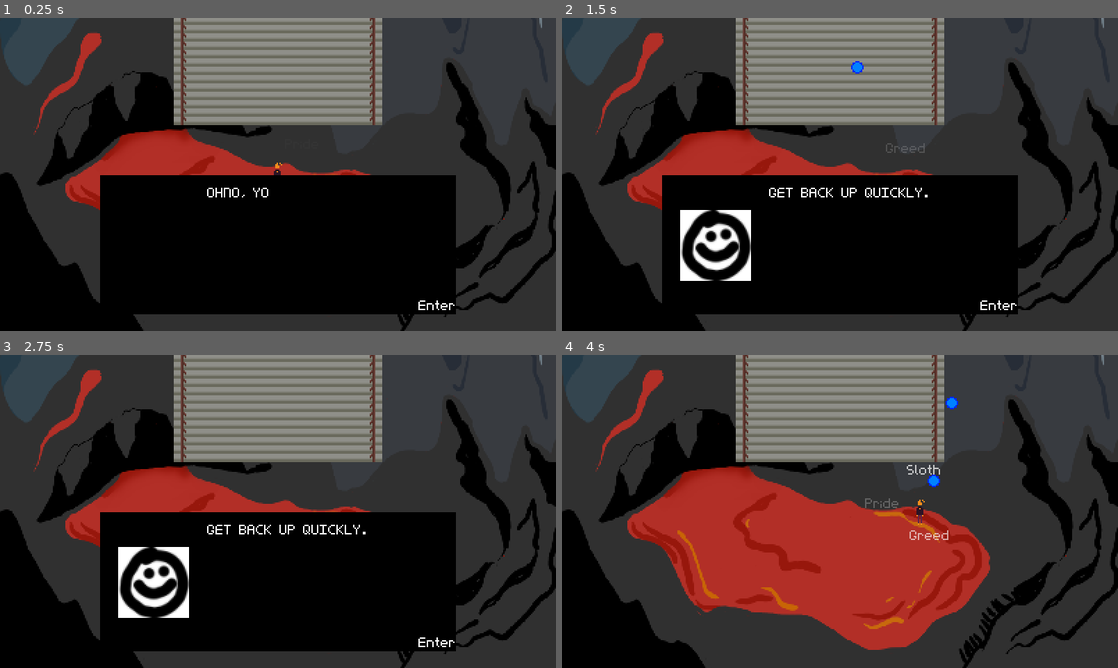
Above: before the commit, frames 1-4 (two rows, left to right).
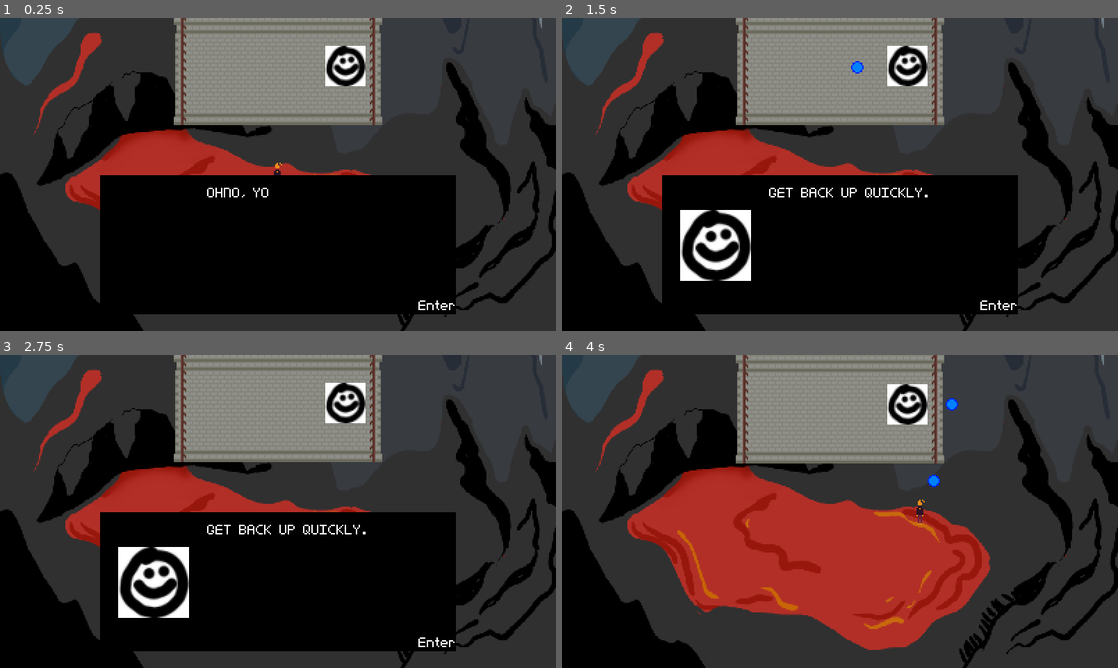
Above: after the commit, the same moments.

Repository: RegularSalamander/burnt-out-seven-sins
Game: Godot game, scene res://Scenes/Game.tscn
Two runs of this game, one before a commit and one after it. Both use one fixed random seed, a clock stepped at 60 frames per second and the inputs below. Before the commit the project starts from res://Scenes/TestScene.tscn.
Inputs:
- Up to frame 1 (0.25 s): no input
- Up to frame 2 (1.5 s): tap Enter (ui_accept) at 0.5 s; hold Right (right) 0.53-1.28 s; tap Space (jump) at 0.77 s; hold Down (ui_down) from 1.28 s (still down)
- Up to frame 3 (2.75 s): tap Space (jump) at 1.52 s; release Down (ui_down) at 2.03 s; hold Right (right) from 2.03 s (still down)
- Up to frame 4 (4 s): tap Enter (ui_accept) at 2.75 s; release Right (right) at 2.78 s; hold Up (ui_up) 2.78-3.53 s; tap Space (jump) at 3.02, 3.77 s; hold Left (left) from 3.53 s (still down)

The runs differ from the first frame. In frame 1, 3.5% of the frame differs, in the area x 31-69%, y 2-32%; in frame 2, 3.6%; in frame 3, 3.5%; in frame 4, 5.2%, in the area x 31-72%, y 0-60%.

Commit message:
new stairs/platform and proper level progression

Diff:
--- /dev/null
+++ b/DialogTrigger.gd
@@ -0,0 +1,16 @@
+extends Area2D
+
+var level = 0
+
+func _ready():
+	pass # Replace with function body.
+
+
+func _on_DialogTrigger_area_entered(area):
+	# world_gen level
+	get_parent().get_parent().player_level += 1
+	#TODO trigger dialog
+
+	#delete self after
+	queue_free()
+	pass # Replace with function body.
--- a/Scenes/TestScene.tscn
+++ b/Scenes/Game.tscn
@@ -1,20 +1,20 @@
 [gd_scene load_steps=9 format=2]
 
-[ext_resource path="res://Scenes/Player.tscn" type="PackedScene" id=1]
+[ext_resource path="res://Scenes/Dialog.tscn" type="PackedScene" id=1]
 [ext_resource path="res://Scenes/WorldGen.tscn" type="PackedScene" id=2]
-[ext_resource path="res://Scripts/Game.gd" type="Script" id=3]
+[ext_resource path="res://Scenes/Player.tscn" type="PackedScene" id=3]
 [ext_resource path="res://Scripts/Camera.gd" type="Script" id=4]
-[ext_resource path="res://Scenes/Dialog.tscn" type="PackedScene" id=5]
-[ext_resource path="res://Art/background.png" type="Texture" id=6]
-[ext_resource path="res://Art/placeholder_ui.png" type="Texture" id=7]
-[ext_resource path="res://Music/demomix.wav" type="AudioStream" id=8]
+[ext_resource path="res://Scripts/Game.gd" type="Script" id=5]
+[ext_resource path="res://Music/demomix.wav" type="AudioStream" id=6]
+[ext_resource path="res://Art/background.png" type="Texture" id=7]
+[ext_resource path="res://Art/placeholder_ui.png" type="Texture" id=8]
 
 [node name="Node2D" type="Node2D"]
-script = ExtResource( 3 )
+script = ExtResource( 5 )
 
 [node name="WorldGen" parent="." instance=ExtResource( 2 )]
 
-[node name="Player" parent="." instance=ExtResource( 1 )]
+[node name="Player" parent="." instance=ExtResource( 3 )]
 
 [node name="Camera2D" type="Camera2D" parent="."]
 current = true
--- /dev/null
+++ b/Scenes/Platform.tscn
@@ -0,0 +1,53 @@
+[gd_scene load_steps=7 format=2]
+
+[ext_resource path="res://Art/smiley.tres" type="Texture" id=1]
+[ext_resource path="res://Art/platform.png" type="Texture" id=2]
+[ext_resource path="res://DialogTrigger.gd" type="Script" id=3]
+
+[sub_resource type="RectangleShape2D" id=1]
+extents = Vector2( 14.9667, 15.2829 )
+
+[sub_resource type="RectangleShape2D" id=2]
+extents = Vector2( 68.3439, 10 )
+
+[sub_resource type="RectangleShape2D" id=3]
+extents = Vector2( 69.093, 2.35999 )
+
+[node name="Platform" type="Sprite"]
+texture = ExtResource( 2 )
+
+[node name="Devil Lady" type="StaticBody2D" parent="."]
+position = Vector2( 48.3204, -5.80594 )
+collision_layer = 16
+collision_mask = 0
+__meta__ = {
+"_edit_group_": true
+}
+
+[node name="Sprite" type="Sprite" parent="Devil Lady"]
+scale = Vector2( 0.114759, 0.114759 )
+texture = ExtResource( 1 )
+
+[node name="CollisionShape2D" type="CollisionShape2D" parent="Devil Lady"]
+shape = SubResource( 1 )
+
+[node name="DialogTrigger" type="Area2D" parent="."]
+collision_layer = 0
+script = ExtResource( 3 )
+
+[node name="CollisionShape2D" type="CollisionShape2D" parent="DialogTrigger"]
+shape = SubResource( 2 )
+
+[node name="EnemyBarriers" type="StaticBody2D" parent="."]
+collision_layer = 2
+collision_mask = 0
+
+[node name="CollisionShape2D" type="CollisionShape2D" parent="EnemyBarriers"]
+position = Vector2( -0.749146, 33.7119 )
+shape = SubResource( 3 )
+
+[node name="CollisionShape2D2" type="CollisionShape2D" parent="EnemyBarriers"]
+position = Vector2( 1.6856, -33.7119 )
+shape = SubResource( 3 )
+
+[connection signal="area_entered" from="DialogTrigger" to="DialogTrigger" method="_on_DialogTrigger_area_entered"]
--- a/Scripts/Game.gd
+++ b/Scripts/Game.gd
@@ -49,8 +49,11 @@
 
 
 	for i in range(7):
+		if i + 2 > world_gen.player_level or not player.can_move: #sin not active yet, or no sins active
+			sins[i] = 0
 		sins[i] = max(min(sins[i], 1), 0) #constrain between 0 and 1
 		sin_labels[i].modulate.a = sins[i]
+
 
 	world_gen.set_height(player.position.y)
 
--- a/Scripts/Player.gd
+++ b/Scripts/Player.gd
@@ -36,6 +36,8 @@
 		$Lust,
 		$Pride
 	]
+	for i in sins:
+		i.modulate.a = 0
 
 func _physics_process(delta):
 	sin_theta += delta
@@ -118,22 +120,25 @@
 
 
 func _on_Hurtbox_area_entered(area):
+	if not can_move: #don't hurt the player during dialog
+		return
 	#delete the bullet or pickup that hit
 	if area.get_parent().name.begins_with("Heart") or area.get_parent().name.begins_with("@Heart"):
-		health = min(3, health+1) #limit to three hearts
-		get_parent().sins[5] += 0.6 #lust sin up
-		if area.get_parent().is_from_enemy:
-			get_parent().sins[4] += 0.6 #envy sin up
+		if health < 3:
+			health += 1
+			area.get_parent().queue_free()
+			get_parent().sins[5] += 0.6 #lust sin up
+			if area.get_parent().is_from_enemy:
+				get_parent().sins[4] += 0.6 #envy sin up
 	elif area.get_parent().name.begins_with("Powerup") or area.get_parent().name.begins_with("@Powerup"):
+		#TODO add powerup
+		area.get_parent().queue_free()
 		if area.get_parent().is_from_enemy:
 			get_parent().sins[4] += 0.6 #envy sin up
 		pass
 	elif area.get_parent().name.begins_with("Bullet") or area.get_parent().name.begins_with("@Bullet"):
-		# so checking the object doesn't matter
-		# this will only be called when the player collides with enemies or enemy bullets
 		if i_frames <= 0:
 			health -= 1
-			i_frames = 1 #a second of invincibility
+			i_frames = 1 # a second of invincibility
 			get_parent().sins[6] -= 1 #pride sin down
-	area.get_parent().queue_free()
-	print(area.get_parent().name)
+			area.get_parent().queue_free()
--- a/Scripts/WorldGen.gd
+++ b/Scripts/WorldGen.gd
@@ -5,11 +5,20 @@
 var last_enemy_height = 0
 
 var stair_scn
+var platform_scn
 var enemy_scn
-var difficulty = 0
 
 var screen_border
 var enemy_data
+
+var level = 1 #starts at 0, goes to 7
+var player_level = 0 #the level the player is actually in
+var progress = 0 #progress through the level
+var difficulty = 3
+#0 is saint (easy),
+#1 is normal,
+#2 is sinner (hard),
+#3 is hell (super hard)
 
 var rng = RandomNumberGenerator.new()
 
@@ -17,6 +26,7 @@
 	rng.randomize()
 	# we can make multiple of these scenes and switch between them randomly
 	stair_scn = load("res://Scenes/stairs.tscn")
+	platform_scn = load("res://Scenes/Platform.tscn")
 	enemy_scn = load("res://Scenes/Enemy.tscn")
 	screen_border = $"Screen Border"
 
@@ -39,12 +49,24 @@
 		generate(last_height_generated)
 
 func generate(height):
-	var new_stairs = stair_scn.instance()
-	new_stairs.position.y = height
-	add_child(new_stairs)
-	# 200 pixels since last enemy spawn
-	if height - last_enemy_height < -200:
-		var budget = 6 #should be based on difficulty
+	if progress == 0:
+		var new_platform = platform_scn.instance()
+		new_platform.position.y = height
+		new_platform.get_node("DialogTrigger").level = level
+		add_child(new_platform)
+		pass
+	if progress > 0 and progress < 30:
+		var new_stairs = stair_scn.instance()
+		new_stairs.position.y = height
+		add_child(new_stairs)
+		if rng.randf() < 0.3: #30% chance of a spawned item
+			get_parent().spawn_item(Vector2(rng.randf_range(-50, 50), rng.randf_range(-30, 30)+height), false)
+	if progress > 3  and progress < 30 and progress%3 == 0:
+		#budget of enemy spawning is determined by level and difficulty
+		#set to level+difficulty
+		#minimum is 1
+		#maximum is 5+difficulty
+		var budget = min(max(level+difficulty, 1), 5+difficulty)
 		var enemies_spawned = 0
 		while budget >= 1 and enemies_spawned < 3:
 			var enemy_idx = rng.randi_range(0, enemy_data["enemies"].size()-1)
@@ -52,11 +74,12 @@
 				enemies_spawned += 1
 				var new_enemy = enemy_scn.instance() #todo: make random and determined by difficulty
 				new_enemy.load_enemy(enemy_idx)
-				new_enemy.position.y = height
+				new_enemy.position.y = height + rng.randf_range(-20.0, 20.0)
 				get_parent().add_child(new_enemy)
 				last_enemy_height = height
 				budget -= enemy_data["enemies"][enemy_idx]["difficulty"]
-	if rng.randf() < 0.3: #30% chance of a spawned item
-		get_parent().spawn_item(Vector2(rng.randf_range(-50, 50), rng.randf_range(-30, 30)+height), false)
-
-	#todo: obstacles
+	progress += 1
+	if progress == 30:
+		level += 1
+		progress = 0
+		pass
--- a/project.godot
+++ b/project.godot
@@ -11,7 +11,7 @@
 [application]
 
 config/name="memento mori"
-run/main_scene="res://Scenes/TestScene.tscn"
+run/main_scene="res://Scenes/Game.tscn"
 config/icon="res://icon.png"
 
 [debug]
Binary file added: Art/platform.png
Not shown, added: Art/platform.png.import
Binary file changed: Art/stairs.png
Not shown: 2 places in Scenes/Game.tscn that only renumber resources
